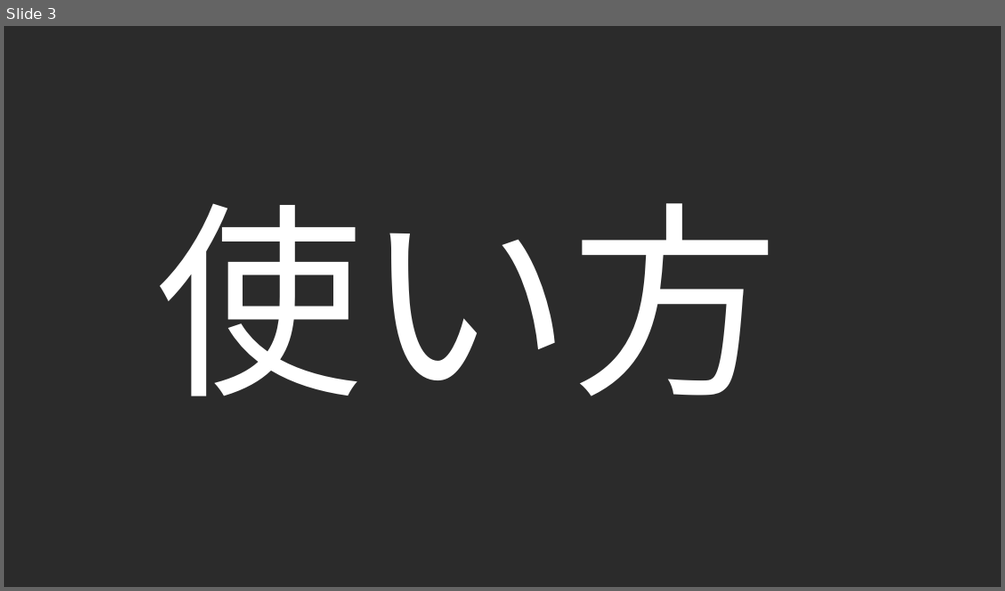
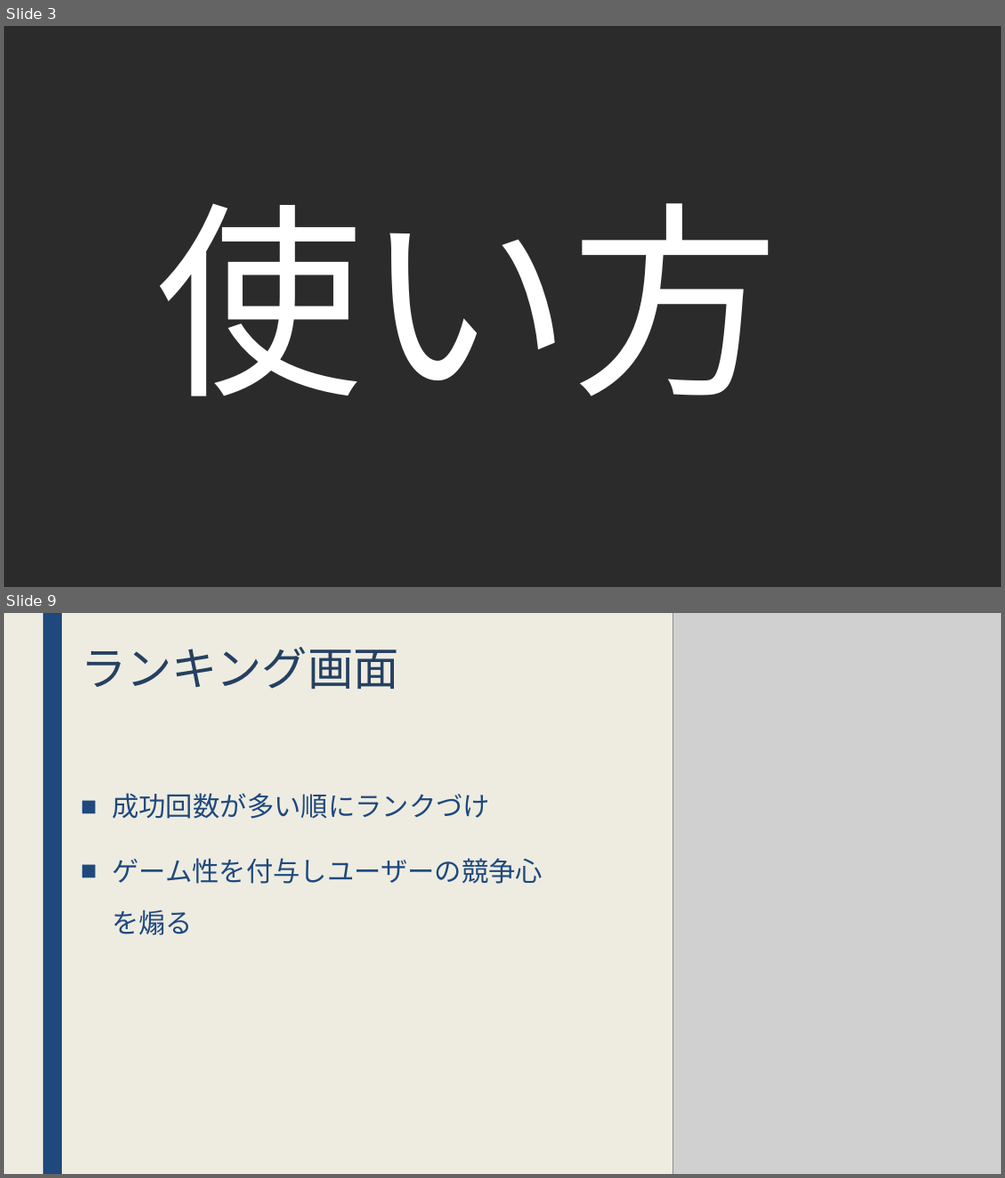
Before and after one commit to jack-app/jackhack2018_F, a slide deck: htmlcss/pptx/teamF.pptx. Shown one above the other, each under a label of ours: slide 3 before the commit, slides 3 and 9 after it; the slides between them are not shown. The pictures are 1005x591 and 1005x1178 pixels, drawn with LibreOffice and Linux fonts; fonts in the diff are those of the drawing; grey boxes stand for pictures; background and template pictures are left out; a plain dark background stands for a picture behind light text. Boxes give left, top, right and bottom in pixels: in the first picture for what was removed or moved away, otherwise in the second. Text is boxed around its words. In the diff, an @@ line names an element or a change of style, - is before the commit and + after.

```diff
--- a/htmlcss/pptx/teamF.pptx
+++ b/htmlcss/pptx/teamF.pptx
@@ slide 9 added at box(4, 613, 1001, 1174), background #EEECE1 @@
@@ rectangle added at box(43, 613, 62, 1174), fill #1F497D @@
@@ picture added at box(673, 613, 1001, 1174) @@
@@ title added at box(81, 647, 399, 689), 44 pt, text #254061 @@
+ランキング画面
@@ text added at box(112, 793, 542, 935), 26 pt, text #1F497D @@
+■ 成功回数が多い順にランクづけ
+■ ゲーム性を付与しユーザーの競争心を煽る
```
Also in this commit, not shown: 6 slides changed, 1 slide removed.
